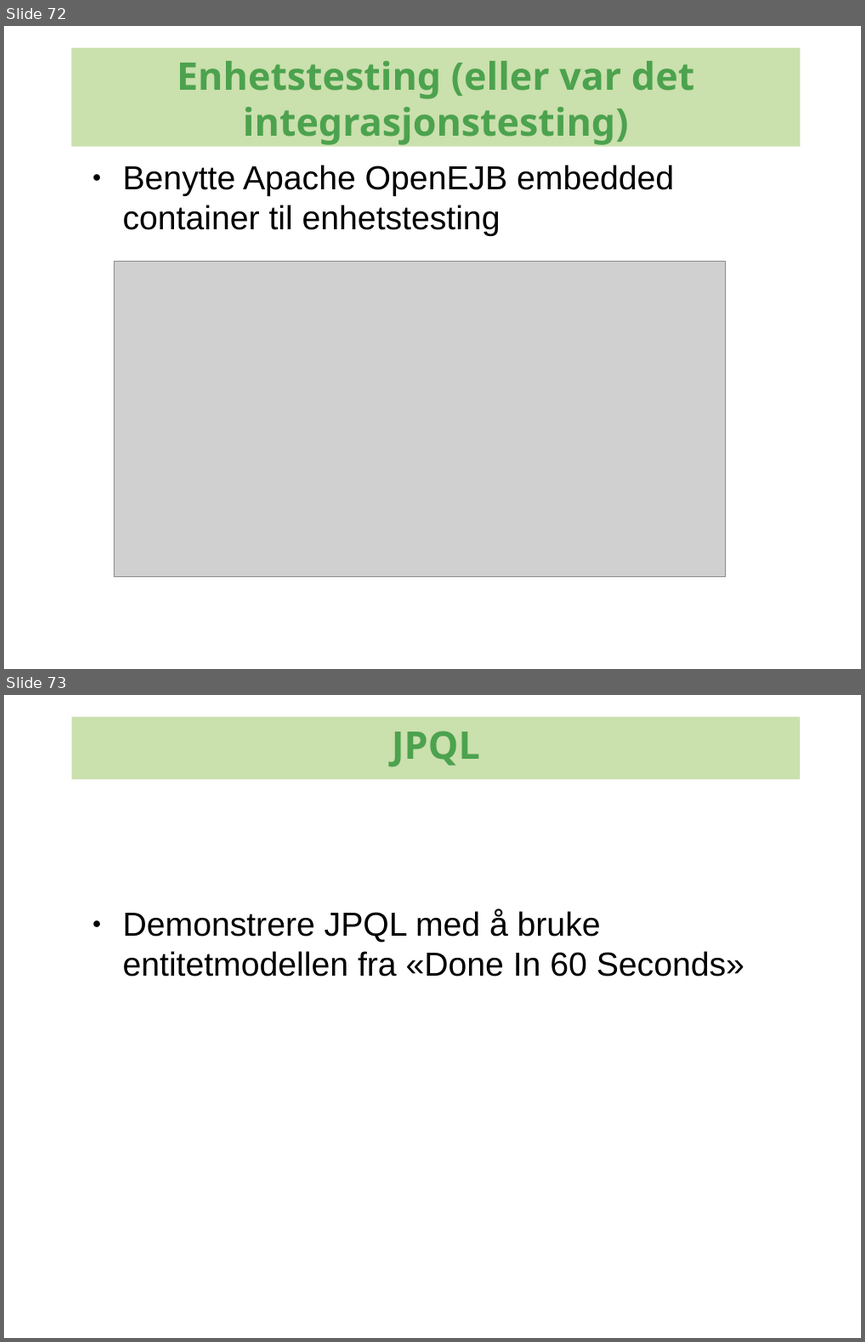
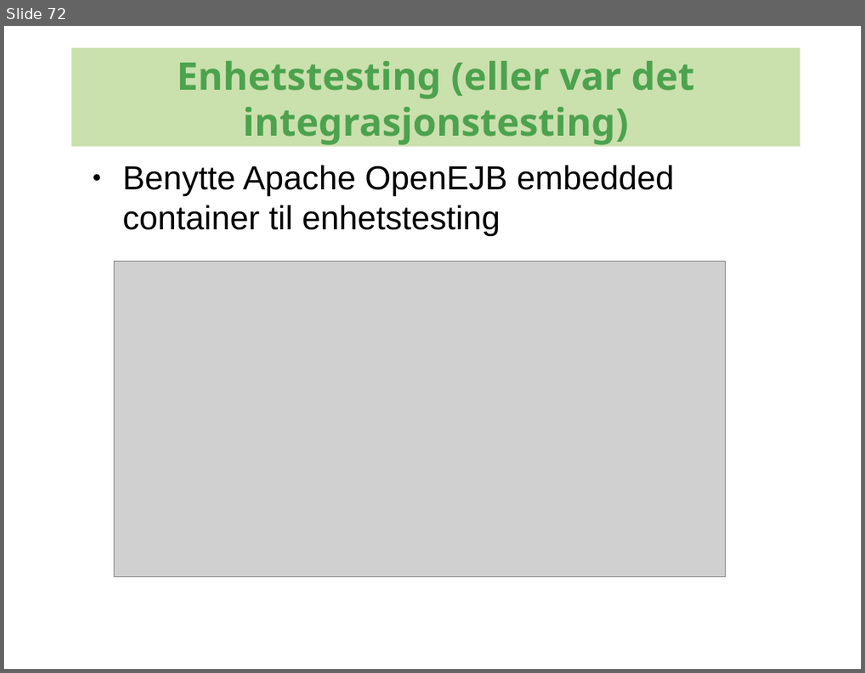
Before and after one commit to kenglxn/seam-maven-refimpl, a slide deck: sandbox/loo/jpa-continued/jpa-continued.odp. Shown one above the other, each under a label of ours: slides 72 and 73 before the commit, slide 72 after it. The pictures are 865x1342 and 865x673 pixels, drawn with LibreOffice and Linux fonts; fonts in the diff are those of the drawing; grey boxes stand for pictures; background and template pictures are left out. Boxes give left, top, right and bottom in pixels: in the first picture for what was removed or moved away, otherwise in the second. Text is boxed around its words. In the diff, an @@ line names an element or a change of style, - is before the commit and + after.

```diff
--- a/sandbox/loo/jpa-continued/jpa-continued.odp
+++ b/sandbox/loo/jpa-continued/jpa-continued.odp
@@ slide 73 removed at (x1=4, y1=695, x2=861, y2=1338), background #FFFFFF @@
@@ rectangle removed at (x1=72, y1=716, x2=800, y2=779) @@
-JPQL
@@ text removed at (x1=123, y1=909, x2=744, y2=976) @@
-● Demonstrere JPQL med å bruke entitetmodellen fra «Done In 60 Seconds»
```
Also in this commit, not shown: 1 slide changed.
